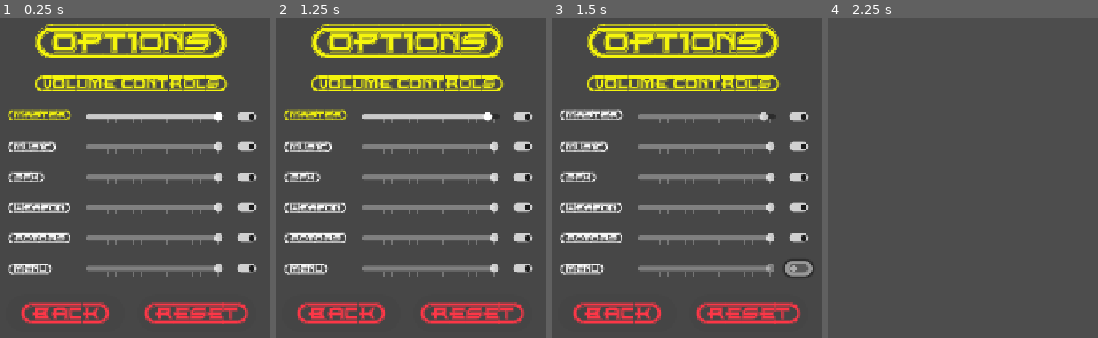
Above: before the commit, frames 1-4 (left to right).
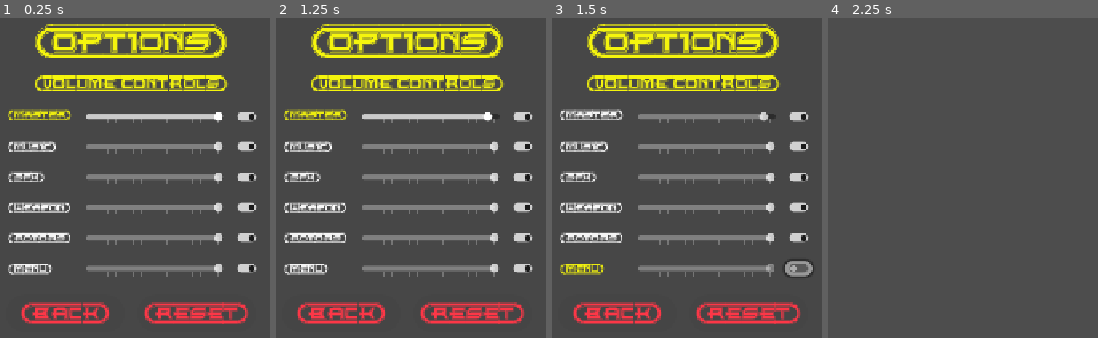
Above: after the commit, the same moments.

Repository: ikostan/SkyLockAssault
Game: Godot game, scene res://scenes/audio_settings.tscn
Two runs of this game, one before a commit and one after it. Both use one fixed random seed, a clock stepped at 60 frames per second and the inputs below. This scene is started directly instead of the project's main scene. Video files are missing from this copy of the repository; at most half a second of black plays in their place. Sound files missing from this copy of the repository are replaced by a short silence.
Inputs (mouse positions are in pixels of both pictures, inside the frame that each line leads up to):
- Up to frame 1 (0.25 s): no input
- Up to frame 2 (1.25 s): tap Enter (ui_accept) at 0.5 s; drag from (429, 117) to (486, 75) at 0.52 s
- Up to frame 3 (1.5 s): click (797, 267) at 1.25 s
- Up to frame 4 (2.25 s): click "{BACK}" at 2 s

Frames 1-2 are identical in both runs. In frame 3, 0.5% of the frame differs, in the area x 2-20%, y 76-81%; in frame 4, nothing differs.

Commit message:
Include menu_label in _update_label_colors().
The new row is wired here, but the color-update helper still stops at rotor_label, so Menu never gets the same focus highlight as the other volume rows.

Diff:
--- a/scripts/audio_settings.gd
+++ b/scripts/audio_settings.gd
@@ -257,6 +257,7 @@
 		yellow if (weapon_slider.has_focus() or mute_weapon.has_focus()) else white
 	)
 	rotor_label.modulate = yellow if (rotor_slider.has_focus() or mute_rotor.has_focus()) else white
+	menu_label.modulate = yellow if (menu_slider.has_focus() or mute_menu.has_focus()) else white
 
 
 ## Sync DOM overlays from Godot UI.
